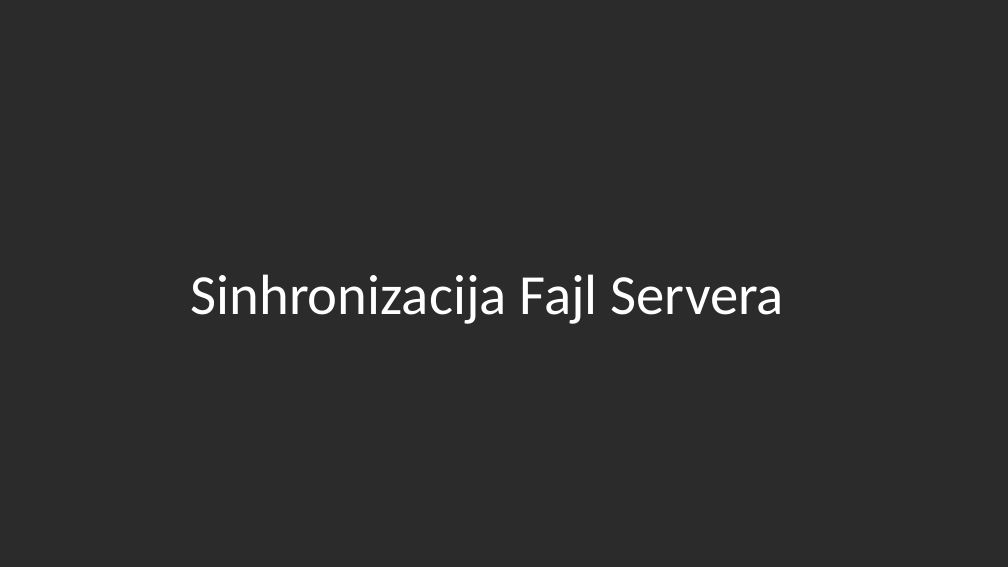
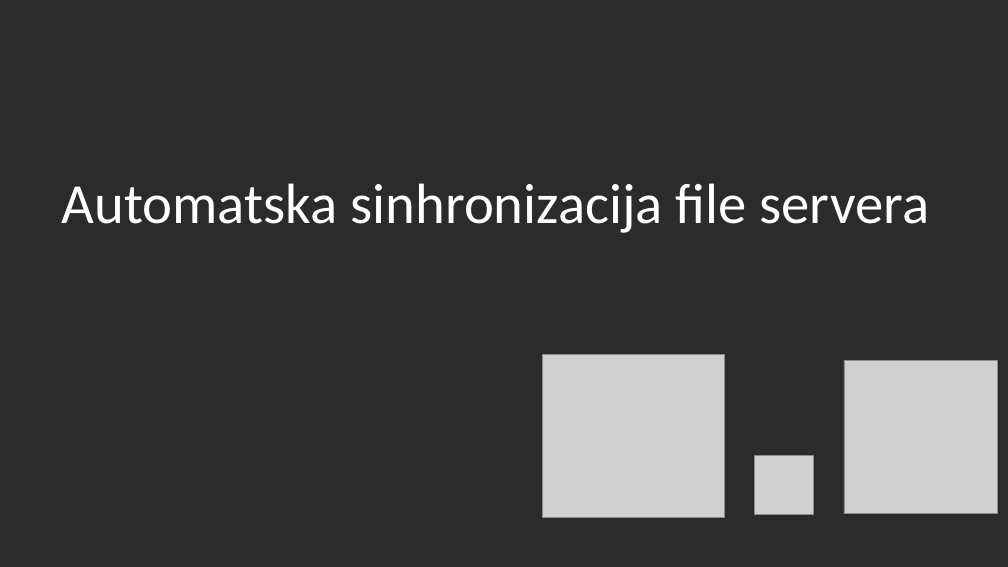
Before and after one commit to janic-matija/socket-test, a slide deck: slide 12 of New folder/Praksa_Izvestaj.pptx (slide 7 before the commit). Drawn at 1008x567 pixels with LibreOffice and Linux fonts; fonts in the diff are those of the drawing; grey boxes stand for pictures; background and template pictures are left out; a plain dark background stands for a picture behind light text. Boxes give left, top, right and bottom in pixels: in the first picture for what was removed or moved away, otherwise in the second. Text is boxed around its words. In the diff, an @@ line names an element or a change of style, - is before the commit and + after.

```diff
--- a/New folder/Praksa_Izvestaj.pptx
+++ b/New folder/Praksa_Izvestaj.pptx
@@ text at bbox=[62, 183, 930, 233]: text changed @@
-Sinhronizacija Fajl Servera
+Automatska sinhronizacija file servera
@@ picture added at bbox=[543, 354, 724, 517] @@
@@ picture added at bbox=[844, 360, 997, 513] @@
@@ picture added at bbox=[755, 456, 813, 514] @@
```
Also in this commit, not shown: 2 other slides changed, 13 slides added, 54 slides removed, 4 other files.
